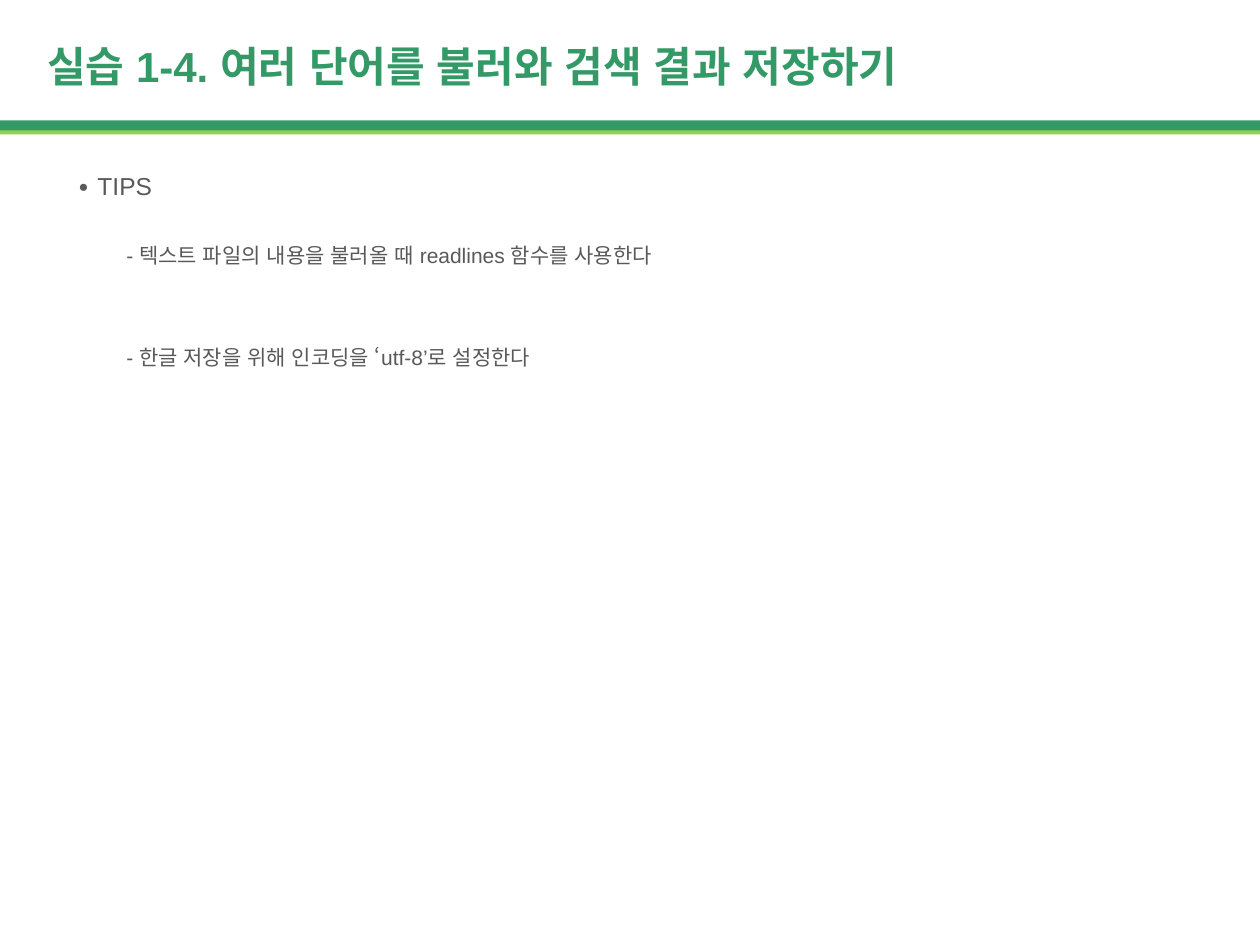
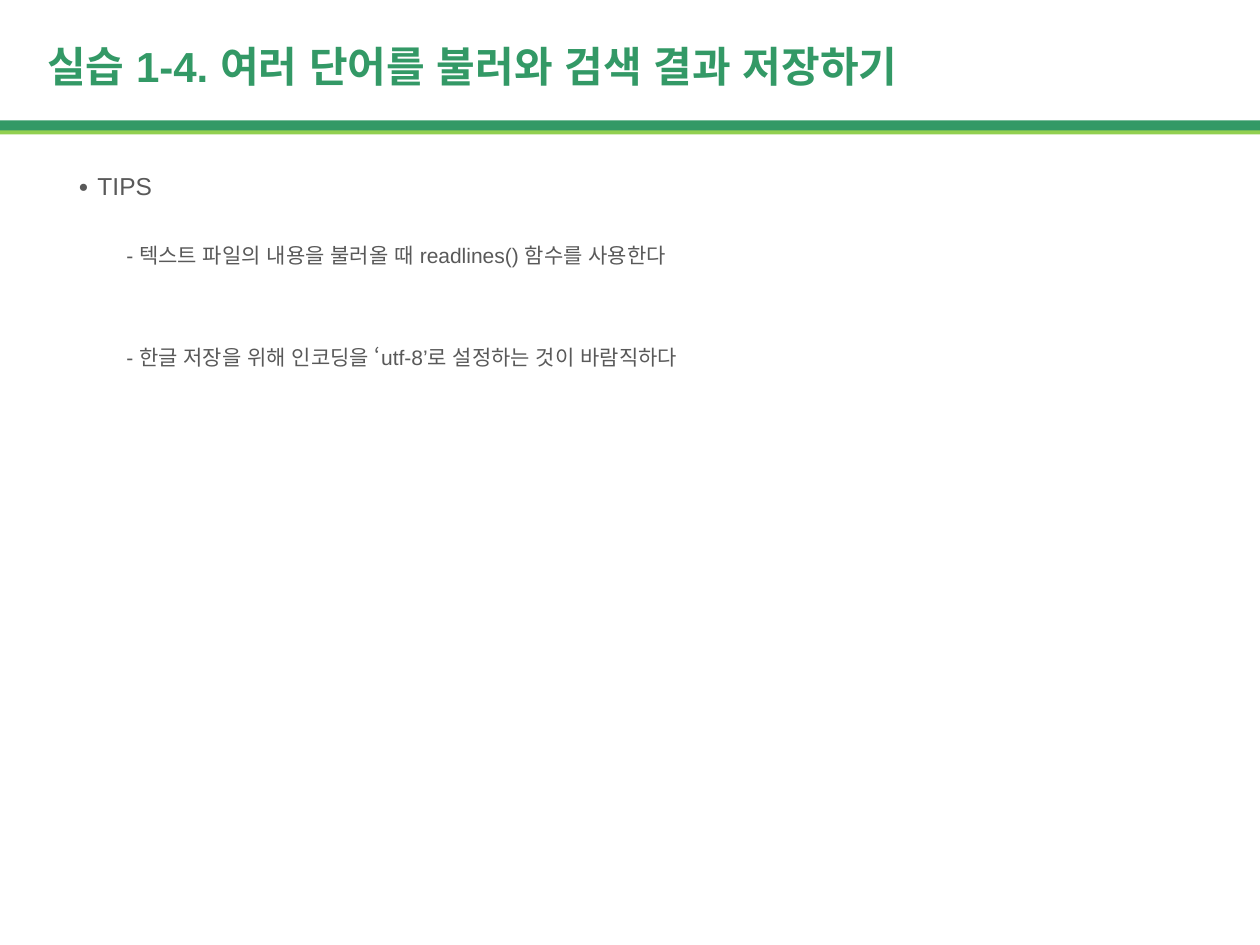
Before and after one commit to buomsoo-kim/Introduction-to-text-mining-with-Python, a slide deck: slide 13 of ppts/[Session1] Web Crawling 실습.pptx. Drawn at 1260x945 pixels with LibreOffice and Linux fonts; fonts in the diff are those of the drawing. Boxes give left, top, right and bottom in pixels: in the first picture for what was removed or moved away, otherwise in the second. Text is boxed around its words. In the diff, an @@ line names an element or a change of style, - is before the commit and + after.

```diff
--- a/ppts/[Session1] Web Crawling 실습.pptx
+++ b/ppts/[Session1] Web Crawling 실습.pptx
@@ text at (x1=139, y1=245, x2=666, y2=267): text changed @@
-- 텍스트 파일의 내용을 불러올 때 readlines 함수를 사용한다
+- 텍스트 파일의 내용을 불러올 때 readlines() 함수를 사용한다
@@ text at (x1=139, y1=347, x2=676, y2=367): text changed @@
-- 한글 저장을 위해 인코딩을 ‘utf-8’로 설정한다
+- 한글 저장을 위해 인코딩을 ‘utf-8’로 설정하는 것이 바람직하다
```
Also in this commit, not shown: 1 other slide changed, 7 other files.
